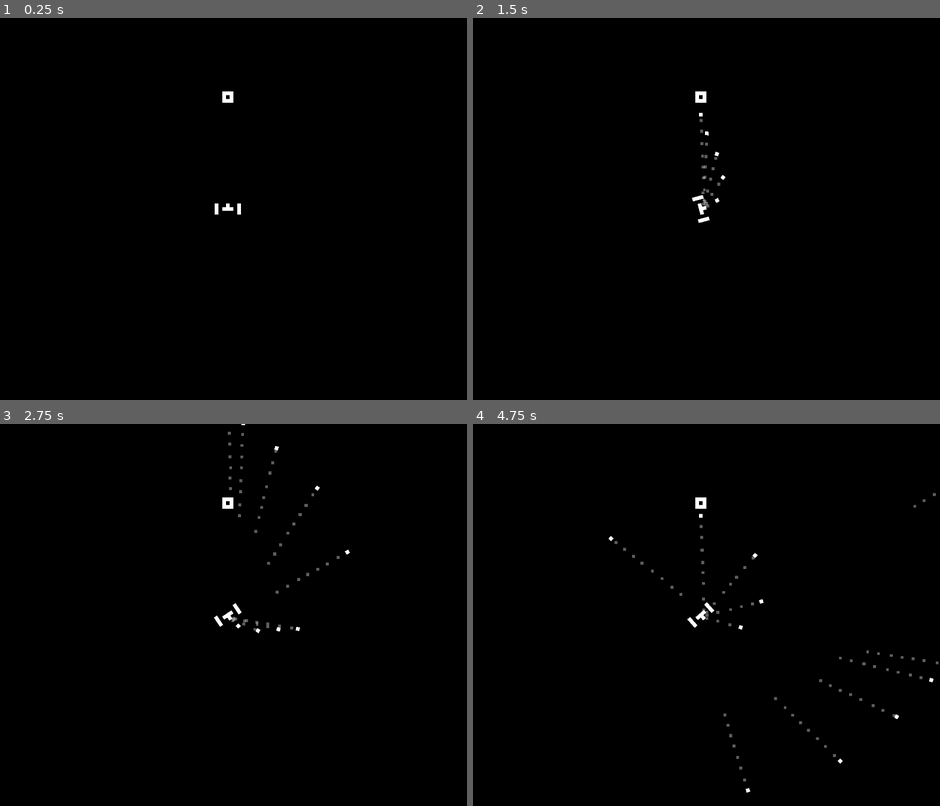
Above: before the commit, frames 1-4 (two rows, left to right).
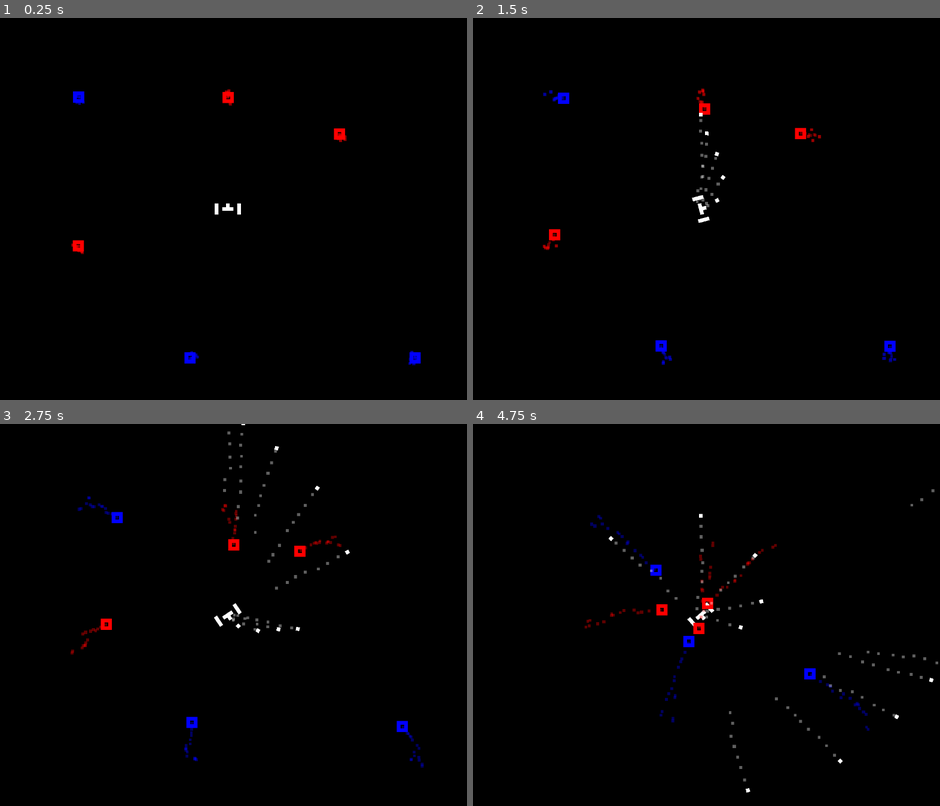
Above: after the commit, the same moments.

Repository: xphere/innerspace-lite-godot-jam-2018
Game: Godot game, scene res://scenes/World.tscn
Two runs of this game, one before a commit and one after it. Both use one fixed random seed, a clock stepped at 60 frames per second and the inputs below.
Inputs:
- Up to frame 1 (0.25 s): no input
- Up to frame 2 (1.5 s): hold Right (rotate_right) 0.53-1.28 s; hold Up (fire) 0.53-1.28 s; hold Left (rotate_left) from 1.28 s (still down); tap Up (fire) at 1.35 s
- Up to frame 3 (2.75 s): release Left (rotate_left) at 2.03 s; hold Right (rotate_right) from 2.03 s (still down); hold Up (fire) from 2.03 s (still down)
- Up to frame 4 (4.75 s): release Up (fire) at 2.78 s; tap Up (fire) at 2.85, 4.35 s; release Right (rotate_right) at 3.53 s; hold Up (fire) 3.53-4.28 s; hold Left (rotate_left) from 3.53 s (still down)

The runs differ from the first frame. In frame 1, 0.5% of the frame differs, in the area x 15-91%, y 18-91%; in frame 2, 0.8%; in frame 3, 1.2%; in frame 4, 1.4%, in the area x 23-100%, y 17-91%.

Commit message:
make enemies attracted to player

Diff:
--- a/scenes/Enemy.gd
+++ b/scenes/Enemy.gd
@@ -1 +1,26 @@
 extends Node2D
+
+const ANGULAR_FRICTION = 0.9
+const SPEED = 3
+const MAX_SPEED = 15
+
+export(NodePath) var trackPath = ""
+
+var direction
+var speed = 0
+var trackNode
+
+
+func _ready():
+	var initialDirection = Vector2(rand_range(-1, 1), rand_range(-1, 1))
+
+	direction = initialDirection.normalized()
+	if trackPath != "" and trackNode == null:
+		trackNode = get_node(trackPath)
+
+
+func _physics_process(delta):
+	var track_direction = (trackNode.global_position - global_position).normalized()
+	direction = (direction + ANGULAR_FRICTION * delta * (track_direction - direction)).normalized()
+	speed = min(speed + SPEED * delta, MAX_SPEED)
+	position += direction * speed * delta
--- a/scenes/Enemy.tscn
+++ b/scenes/Enemy.tscn
@@ -1,8 +1,8 @@
-[gd_scene load_steps=4 format=2]
+[gd_scene load_steps=5 format=2]
 
 [ext_resource path="res://scenes/Enemy.gd" type="Script" id=1]
 [ext_resource path="res://images/sprites.png" type="Texture" id=2]
-
+[ext_resource path="res://scenes/Smoke.tres" type="Material" id=3]
 
 [sub_resource type="RectangleShape2D" id=1]
 
@@ -12,6 +12,8 @@
 [node name="Enemy" type="Node2D" index="0"]
 
 script = ExtResource( 1 )
+_sections_unfolded = [ "Material", "Transform", "Visibility" ]
+trackPath = ""
 
 [node name="Sprite" type="Sprite" parent="." index="0"]
 
@@ -33,3 +35,25 @@
 [node name="Collision" type="CollisionShape2D" parent="Enemy" index="0"]
 
 shape = SubResource( 1 )
+
+[node name="Smoke" type="Particles2D" parent="." index="2"]
+
+emitting = true
+amount = 16
+lifetime = 2.0
+one_shot = false
+preprocess = 5.0
+speed_scale = 1.0
+explosiveness = 0.0
+randomness = 1.0
+fixed_fps = 0
+fract_delta = true
+visibility_rect = Rect2( -100, -100, 200, 200 )
+local_coords = false
+draw_order = 0
+process_material = ExtResource( 3 )
+texture = null
+normal_map = null
+h_frames = 1
+v_frames = 1
+_sections_unfolded = [ "Drawing", "Process Material", "Textures", "Time" ]
--- a/scenes/Smoke.tres
+++ b/scenes/Smoke.tres
@@ -8,7 +8,7 @@
 flag_align_y = false
 flag_rotate_y = false
 flag_disable_z = true
-spread = 45.0
+spread = 180.0
 flatness = 0.0
 gravity = Vector3( 0, 0, 0 )
 initial_velocity = 1.0
@@ -37,4 +37,4 @@
 anim_offset = 0.0
 anim_offset_random = 0.0
 anim_loop = true
-_sections_unfolded = [ "Emission Shape", "Trail" ]
+_sections_unfolded = [ "Flags", "Spread" ]
--- a/scenes/World.tscn
+++ b/scenes/World.tscn
@@ -5,11 +5,7 @@
 
 [node name="World" type="Node2D" index="0"]
 
-[node name="Player" parent="." index="0" instance=ExtResource( 1 )]
-
-_sections_unfolded = [ "Transform" ]
-
-[node name="Camera" type="Camera2D" parent="." index="1"]
+[node name="Camera" type="Camera2D" parent="." index="0"]
 
 anchor_mode = 1
 rotating = false
@@ -35,7 +31,42 @@
 editor_draw_drag_margin = false
 _sections_unfolded = [ "Transform" ]
 
-[node name="Enemy" parent="." index="2" instance=ExtResource( 2 )]
+[node name="Player" parent="." index="1" instance=ExtResource( 1 )]
 
+_sections_unfolded = [ "Transform" ]
+
+[node name="Enemy#1" parent="." index="2" instance=ExtResource( 2 )]
+
+modulate = Color( 1, 0, 0, 1 )
 position = Vector2( 0, -30 )
-_sections_unfolded = [ "Transform" ]
+trackPath = NodePath("../Player")
+
+[node name="Enemy#2" parent="." index="3" instance=ExtResource( 2 )]
+
+modulate = Color( 1, 0, 0, 1 )
+position = Vector2( -40, 10 )
+trackPath = NodePath("../Player")
+
+[node name="Enemy#3" parent="." index="4" instance=ExtResource( 2 )]
+
+modulate = Color( 1, 0, 0, 1 )
+position = Vector2( 30, -20 )
+trackPath = NodePath("../Player")
+
+[node name="Enemy#4" parent="." index="5" instance=ExtResource( 2 )]
+
+modulate = Color( 0, 0, 1, 1 )
+position = Vector2( -40, -30 )
+trackPath = NodePath("../Player")
+
+[node name="Enemy#5" parent="." index="6" instance=ExtResource( 2 )]
+
+modulate = Color( 0, 0, 1, 1 )
+position = Vector2( -10, 40 )
+trackPath = NodePath("../Player")
+
+[node name="Enemy#6" parent="." index="7" instance=ExtResource( 2 )]
+
+modulate = Color( 0, 0, 1, 1 )
+position = Vector2( 50, 40 )
+trackPath = NodePath("../Player")
